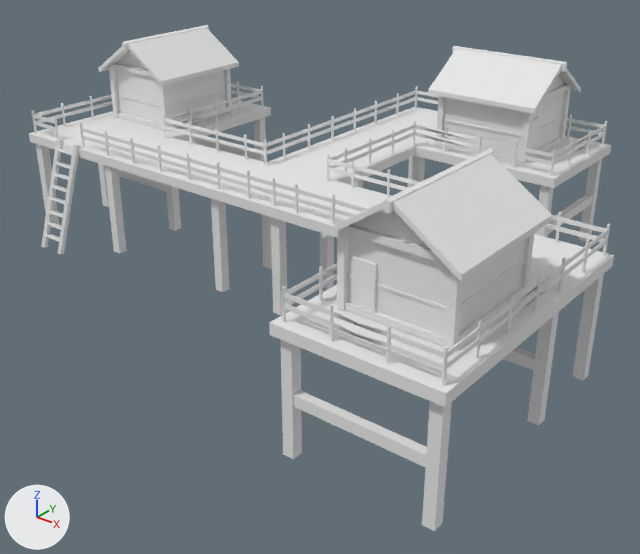
What one commit did to the FBX model Examen Game GMD4A/Assets/Art/Models/Environment/Quarry/QuarryHouses.fbx.
Camera for both pictures: a camera (50 mm lens) standing at (24.2, -27.0, 18.1) and looking at (1.6, 1.3, 0.5). The axes (+X, +Y, +Z) are drawn at lower left. The lights are the same throughout. Where no turn or scale is listed for an object, it has been applied to the vertices.

In view in the first picture: 'QuarryHouses'.
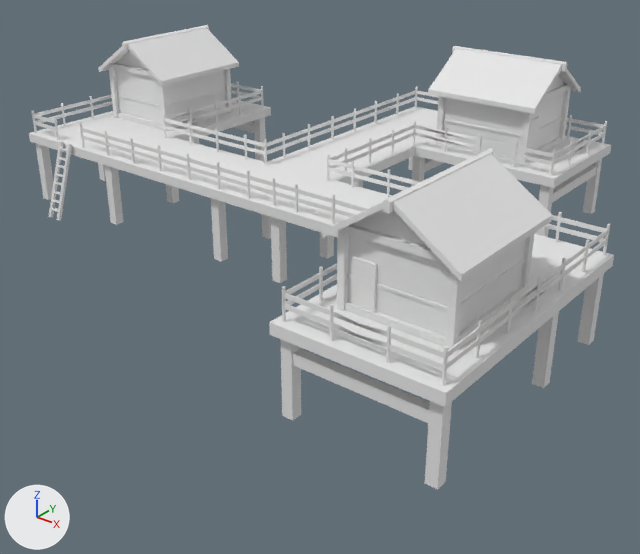
The newer file is also turned or shifted as a whole; pictures and numbers use the older file's frame.

Pixel boxes (x1, y1, x2, y2) of what changed, in the pictures (640 x 554 px; the box of a moved part takes in the faces that stretch with it):
'QuarryHouses', reshaped (8% shorter)
    before: (29, 25, 614, 531)
    after: (29, 25, 614, 490)
part 1 of me_cube_126, moved or reshaped (not visible afterwards)
    before: (104, 167, 166, 191)
part 2 of me_cube_126, moved or reshaped
    before: (194, 138, 255, 159)
    after: (232, 122, 254, 133)
part 3 of me_cube_126, moved or reshaped (not visible afterwards)
    before: (503, 347, 535, 370)
part 4 of me_cube_126, moved or reshaped
    before: (293, 390, 427, 468)
    after: (293, 349, 430, 423)
part 5 of me_cube_126, moved or reshaped (not visible before)
    after: (424, 159, 444, 172)
part 6 of me_cube_126, moved or reshaped
    before: (548, 195, 593, 234)
    after: (552, 165, 597, 203)
part 7 of me_cube_126, moved or reshaped
    before: (50, 197, 65, 204)
    after: (52, 199, 59, 203)
part 8 of me_cube_126, moved or reshaped
    before: (41, 139, 63, 247)
    after: (48, 141, 64, 217)
part 9 of me_cube_126, moved or reshaped
    before: (48, 210, 63, 218)
    after: (51, 208, 58, 212)
part 10 of me_cube_126, moved or reshaped
    before: (52, 185, 67, 192)
    after: (55, 182, 62, 186)
part 11 of me_cube_126, moved or reshaped
    before: (54, 173, 69, 180)
    after: (53, 191, 60, 195)
part 12 of me_cube_126, moved or reshaped
    before: (55, 162, 70, 169)
    after: (57, 165, 64, 169)
part 13 of me_cube_126, moved or reshaped
    before: (57, 149, 72, 155)
    after: (56, 173, 63, 177)
part 14 of me_cube_126, moved or reshaped
    before: (47, 222, 61, 230)
    after: (60, 148, 67, 151)
part 15 of me_cube_126, moved or reshaped
    before: (45, 234, 60, 242)
    after: (58, 157, 65, 161)
part 16 of me_cube_126, moved or reshaped
    before: (58, 144, 80, 254)
    after: (57, 144, 72, 221)
part 17 of me_cube_126, moved or reshaped
    before: (36, 117, 604, 531)
    after: (36, 117, 604, 490)

The change, as a diff of the scene's bpy script:
```diff
--- a/Examen Game GMD4A/Assets/Art/Models/Environment/Quarry/QuarryHouses.fbx.py
+++ b/Examen Game GMD4A/Assets/Art/Models/Environment/Quarry/QuarryHouses.fbx.py
@@ me_cube_126 @@
-me_cube_126.from_pydata(...)  # 2886 vertices, 1890 faces; spans x -14.6..14.4, y -9.4..14.5, z 0.0..9.4
+me_cube_126.from_pydata(...)  # 2886 vertices, 1890 faces; spans x -14.6..14.4, y -9.4..14.5, z 1.5..9.4
+# me_cube_126 part 1: the loose piece of 8 vertices spanning x -14.1..-8.8, y 1.8..2.2, z 2.0..2.5 is moved by (0.0, 0.0, 1.5)
+# me_cube_126 part 2: the loose piece of 8 vertices spanning x -14.1..-8.8, y 8.6..8.9, z 2.0..2.5 is moved by (0.0, 0.0, 1.5)
+# me_cube_126 part 3: the loose piece of 8 vertices spanning x 8.7..14.0, y -2.3..-1.9, z 2.0..2.5 is moved by (0.0, 0.0, 1.5)
+# me_cube_126 part 4: the loose piece of 8 vertices spanning x 8.7..14.0, y -9.1..-8.7, z 2.0..2.5 is moved by (0.0, 0.0, 1.5)
+# me_cube_126 part 5: the loose piece of 8 vertices spanning x 1.8..2.1, y 8.7..14.0, z 2.0..2.5 is moved by (0.0, 0.0, 1.5)
+# me_cube_126 part 6: the loose piece of 8 vertices spanning x 8.6..8.9, y 8.7..14.0, z 2.0..2.5 is moved by (0.0, 0.0, 1.5)
+# me_cube_126 part 7: the loose piece of 8 vertices spanning x -11.9..-10.7, y -3.2..-2.8, z 2.3..2.5 is scaled about its middle by (0.476, 0.696, 0.696), then moved by (-0.1, -0.1, 0.0)
+# me_cube_126 part 8: the loose piece of 12 vertices spanning x -12.1..-11.9, y -4.0..-1.9, z 0.0..5.2 is scaled about its middle by 0.696, then moved by (0.3, 0.2, 0.8)
+# me_cube_126 part 9: the loose piece of 8 vertices spanning x -11.9..-10.7, y -3.4..-3.0, z 1.7..1.9 is scaled about its middle by (0.476, 0.696, 0.696), then moved by (-0.1, 0.0, 0.2)
+# me_cube_126 part 10: the loose piece of 8 vertices spanning x -11.9..-10.7, y -3.0..-2.6, z 2.9..3.1 is scaled about its middle by (0.476, 0.696, 0.696), then moved by (-0.1, 0.0, 0.2)
+# me_cube_126 part 11: the loose piece of 8 vertices spanning x -11.9..-10.7, y -2.8..-2.4, z 3.4..3.7 is scaled about its middle by (0.476, 0.696, 0.696), then moved by (-0.1, -0.4, -0.8)
+# me_cube_126 part 12: the loose piece of 8 vertices spanning x -11.9..-10.7, y -2.6..-2.3, z 4.0..4.2 is scaled about its middle by (0.476, 0.696, 0.696), then moved by (-0.1, -0.1, -0.1)
+# me_cube_126 part 13: the loose piece of 8 vertices spanning x -11.9..-10.7, y -2.4..-2.0, z 4.6..4.8 is scaled about its middle by (0.476, 0.696, 0.696), then moved by (-0.1, -0.5, -1.1)
+# me_cube_126 part 14: the loose piece of 8 vertices spanning x -11.9..-10.7, y -3.6..-3.2, z 1.1..1.3 is scaled about its middle by (0.476, 0.696, 0.696), then moved by (-0.1, 1.1, 3.6)
+# me_cube_126 part 15: the loose piece of 8 vertices spanning x -11.9..-10.7, y -3.7..-3.4, z 0.5..0.7 is scaled about its middle by (0.476, 0.696, 0.696), then moved by (-0.1, 1.2, 3.8)
+# me_cube_126 part 16: the loose piece of 12 vertices spanning x -10.8..-10.6, y -4.0..-1.9, z 0.0..5.2 is scaled about its middle by 0.696, then moved by (-0.4, 0.2, 0.8)
+# me_cube_126 part 17
+# 6 vertices are removed from x -7.4..7.3, y -1.8..7.3, z 5.6
+# 88 vertices in x -14.4..14.2, y -9.1..14.2, z 0.0 move by (0.0, 0.0, 1.5)
+# 6 vertices are added at (-7.4, 1.7, 7.1), (-6.5, 1.7, 7.1), (7.3, -1.8, 7.1), (6.4, -1.8, 7.1), (1.7, 7.3, 7.1), (1.7, 6.4, 7.1)
 me_cube_126.materials.append(mat_texture_atlas)
```
